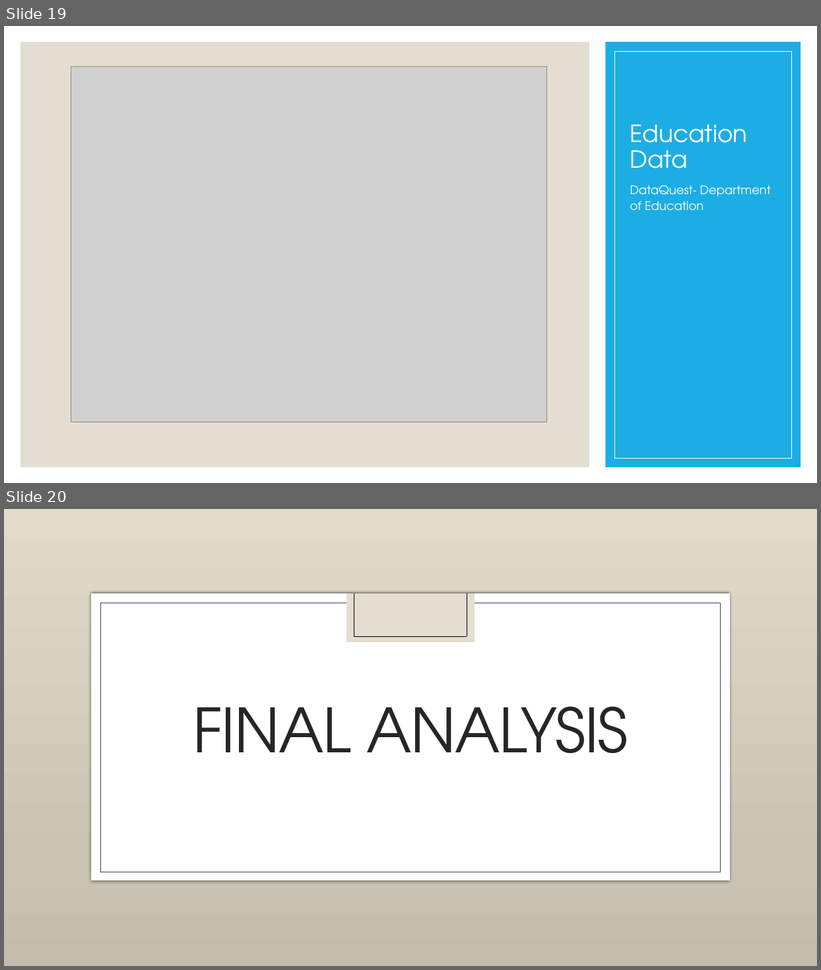
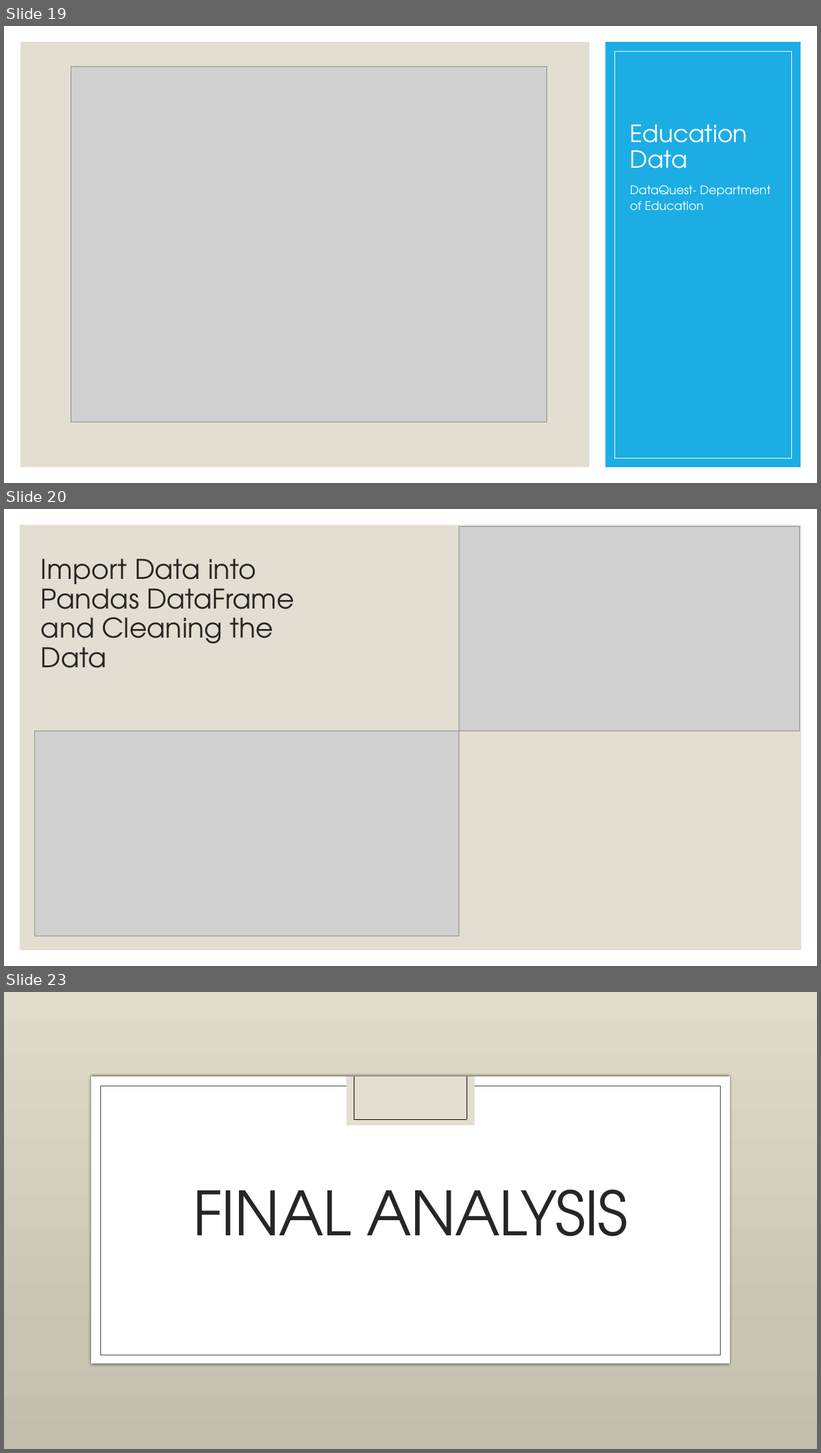
Before and after one commit to KhangC/Group-Project, a slide deck: Chou/HGTV - Project Analysis.pptx. Shown one above the other, each under a label of ours: slides 19 and 20 before the commit, slides 19, 20 and 23 after it; the slides between them are not shown. The pictures are 821x970 and 821x1453 pixels, drawn with LibreOffice and Linux fonts; fonts in the diff are those of the drawing; grey boxes stand for pictures; background and template pictures are left out. Boxes give left, top, right and bottom in pixels: in the first picture for what was removed or moved away, otherwise in the second. Text is boxed around its words. In the diff, an @@ line names an element or a change of style, - is before the commit and + after.

```diff
--- a/Chou/HGTV - Project Analysis.pptx
+++ b/Chou/HGTV - Project Analysis.pptx
@@ slide 20 added at [4,509,817,966], background #FFFFFF @@
@@ rectangle added at [20,525,802,951], fill #E3DED1 @@
@@ picture added at [459,527,799,731] @@
@@ title added at [41,559,294,668], 32 pt, text #262626 @@
+Import Data into Pandas DataFrame and Cleaning the Data
@@ picture added at [35,731,459,937] @@
@@ what was slide 20 is now slide 23 @@
```
Also in this commit, not shown: 2 other slides added, 1 other file.
